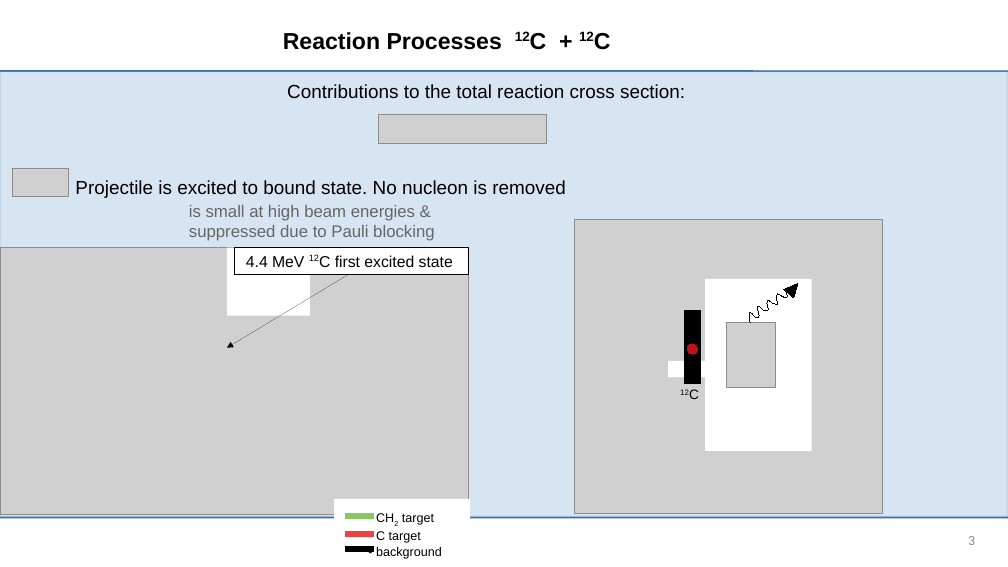
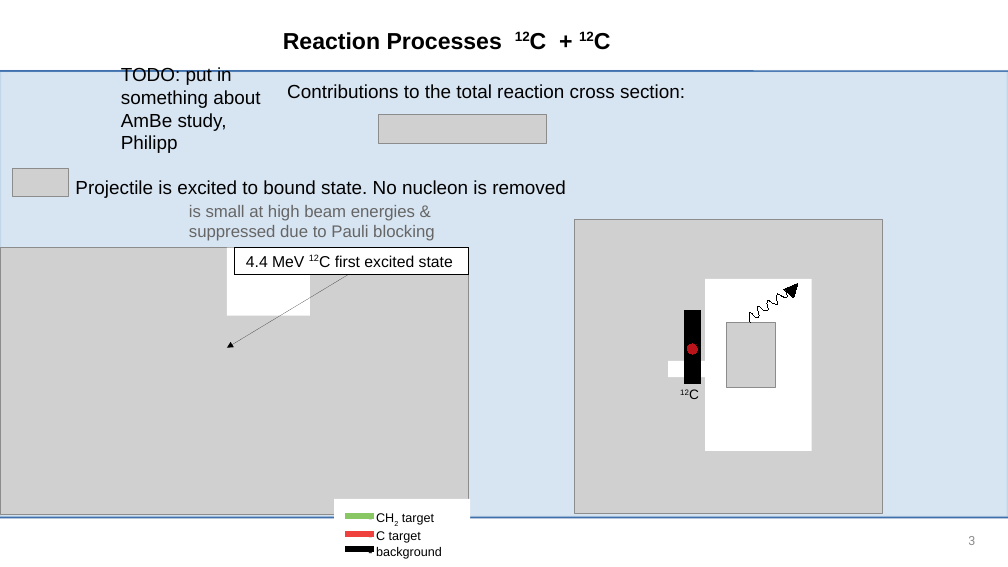
Before and after one commit to jenegger/r3bweek24_gsi, a slide deck: slide 3 of r3bweek_24_gsi.odp. Drawn at 1008x567 pixels with LibreOffice and Linux fonts; fonts in the diff are those of the drawing; grey boxes stand for pictures; background and template pictures are left out. Boxes give left, top, right and bottom in pixels: in the first picture for what was removed or moved away, otherwise in the second. Text is boxed around its words. In the diff, an @@ line names an element or a change of style, - is before the commit and + after.

```diff
--- a/r3bweek_24_gsi.odp
+++ b/r3bweek_24_gsi.odp
@@ text added at (121, 67, 260, 153), 18 pt, text #000000 @@
+TODO: put in something about AmBe study, Philipp
```
Also in this commit, not shown: 9 other slides changed, 5 other files.
